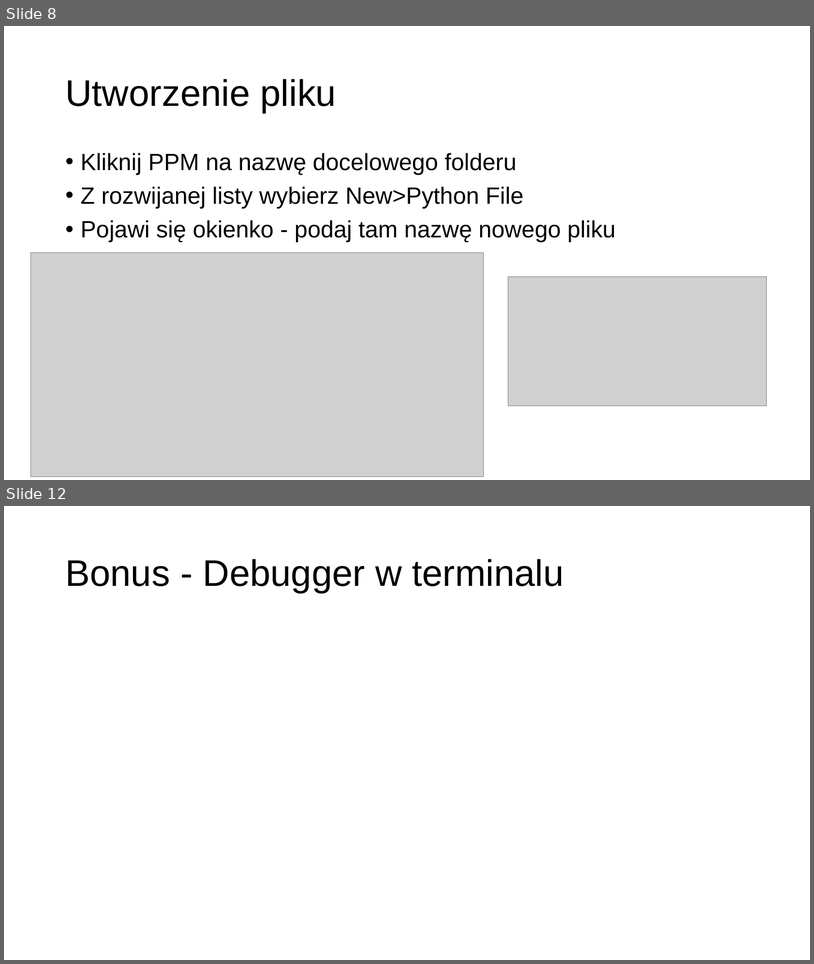
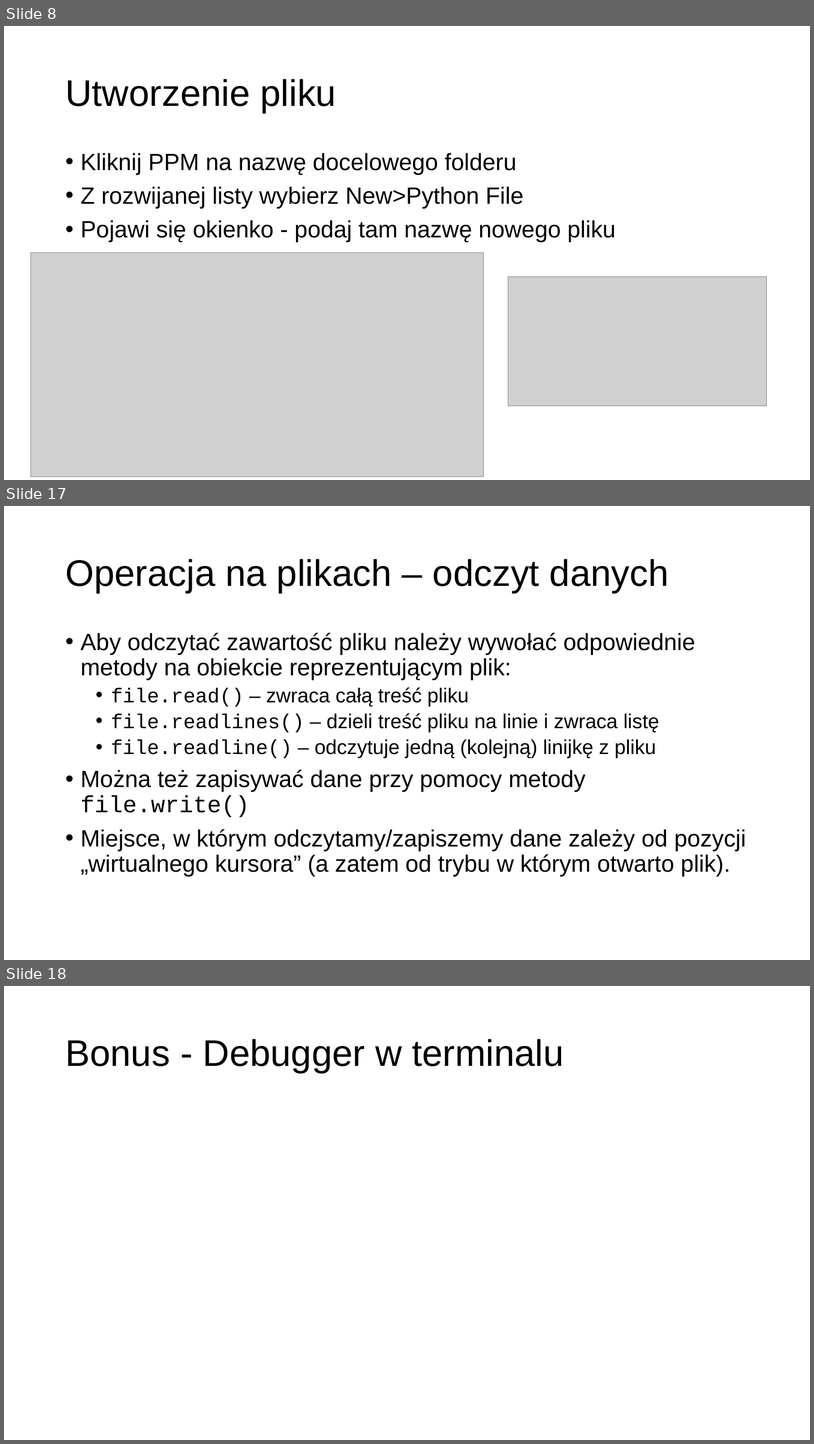
Before and after one commit to MikoStoro/ETI_Academy_Matura, a slide deck: prezentacje/prezentacja1.pptx. Shown one above the other, each under a label of ours: slides 8 and 12 before the commit, slides 8, 17 and 18 after it; the slides between them are not shown. The pictures are 814x964 and 814x1444 pixels, drawn with LibreOffice and Linux fonts; fonts in the diff are those of the drawing; grey boxes stand for pictures; background and template pictures are left out. Boxes give left, top, right and bottom in pixels: in the first picture for what was removed or moved away, otherwise in the second. Text is boxed around its words. In the diff, an @@ line names an element or a change of style, - is before the commit and + after.

```diff
--- a/prezentacje/prezentacja1.pptx
+++ b/prezentacje/prezentacja1.pptx
@@ slide 17 added at [4,506,810,960], background picture (left out) @@
@@ title added at [65,559,669,593], 44 pt, text #000000 @@
+Operacja na plikach – odczyt danych
@@ text added at [81,633,747,876], 28 pt, text #000000 @@
+• Aby odczytać zawartość pliku należy wywołać odpowiednie metody na obiekcie reprezentującym plik:
+  • file.read() – zwraca całą treść pliku
+  • file.readlines() – dzieli treść pliku na linie i zwraca listę
+  • file.readline() – odczytuje jedną (kolejną) linijkę z pliku
+• Można też zapisywać dane przy pomocy metody file.write()
+• Miejsce, w którym odczytamy/zapiszemy dane zależy od pozycji „wirtualnego kursora” (a zatem od trybu w którym otwarto plik).
@@ what was slide 12 is now slide 18 @@
```
Also in this commit, not shown: 2 slides changed, 7 other slides added, 2 slides removed, 9 other files.
